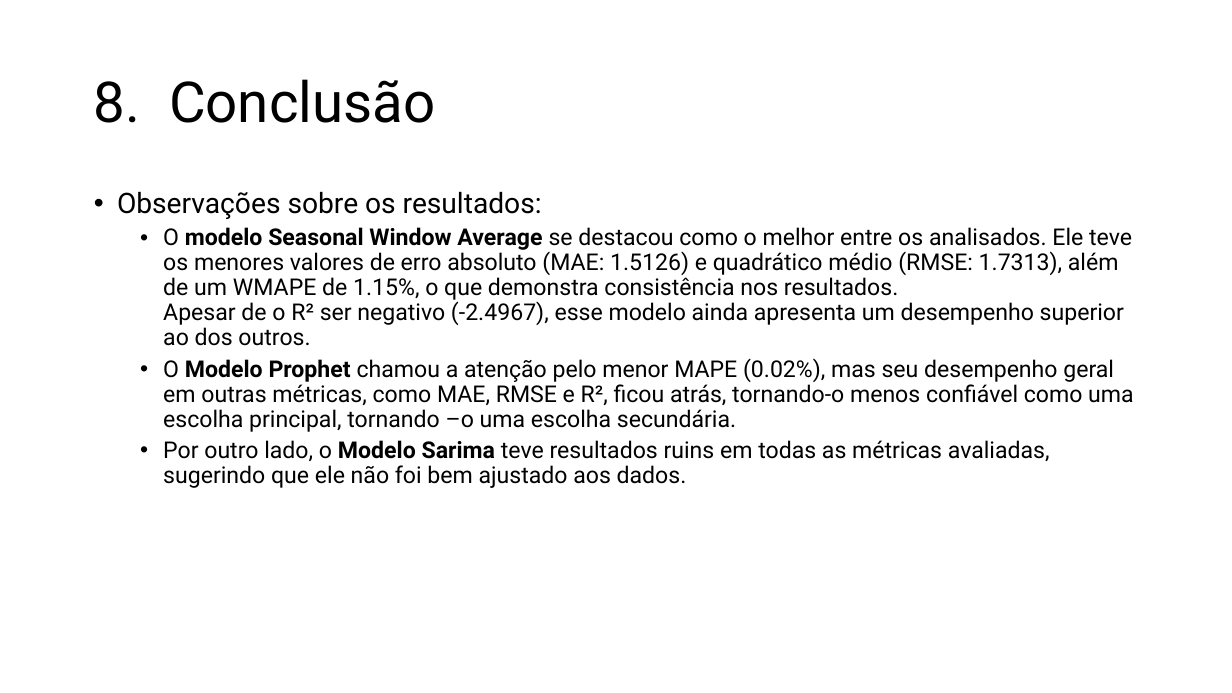
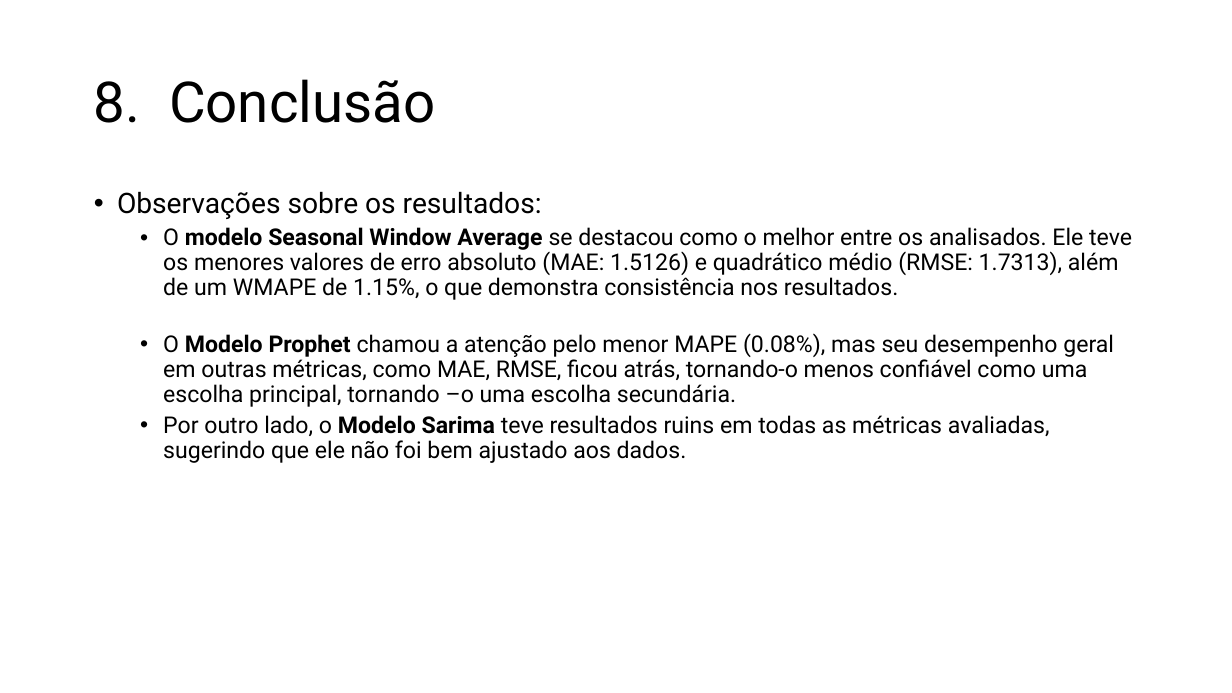
Before and after one commit to jdlmauricio/techalleg_fase_2, a slide deck: slide 19 of Tech Challenge 2.pptx. Drawn at 1232x693 pixels with LibreOffice and Linux fonts; fonts in the diff are those of the drawing; background and template pictures are left out. Boxes give left, top, right and bottom in pixels: in the first picture for what was removed or moved away, otherwise in the second. Text is boxed around its words. In the diff, an @@ line names an element or a change of style, - is before the commit and + after.

```diff
--- a/Tech Challenge 2.pptx
+++ b/Tech Challenge 2.pptx
@@ text at box(163, 227, 1132, 407): text changed @@
-  • O modelo Seasonal Window Average se destacou como o melhor entre os analisados. Ele teve os menores valores de erro absoluto (MAE: 1.5126) e quadrático médio (RMSE: 1.7313), além de um WMAPE de 1.15%, o que demonstra consistência nos resultados.
-    Apesar de o R² ser negativo (-2.4967), esse modelo ainda apresenta um desempenho superior ao dos outros.
-  • O Modelo Prophet chamou a atenção pelo menor MAPE (0.02%), mas seu desempenho geral em outras métricas, como MAE, RMSE e R², ficou atrás, tornando-o menos confiável como uma escolha principal, tornando –o uma escolha secundária.
+  • O modelo Seasonal Window Average se destacou como o melhor entre os analisados. Ele teve os menores valores de erro absoluto (MAE: 1.5126) e quadrático médio (RMSE: 1.7313), além de um WMAPE de 1.15%, o que demonstra consistência nos resultados.
+  • O Modelo Prophet chamou a atenção pelo menor MAPE (0.08%), mas seu desempenho geral em outras métricas, como MAE, RMSE, ficou atrás, tornando-o menos confiável como uma escolha principal, tornando –o uma escolha secundária.
```
Also in this commit, not shown: 2 other slides changed.
